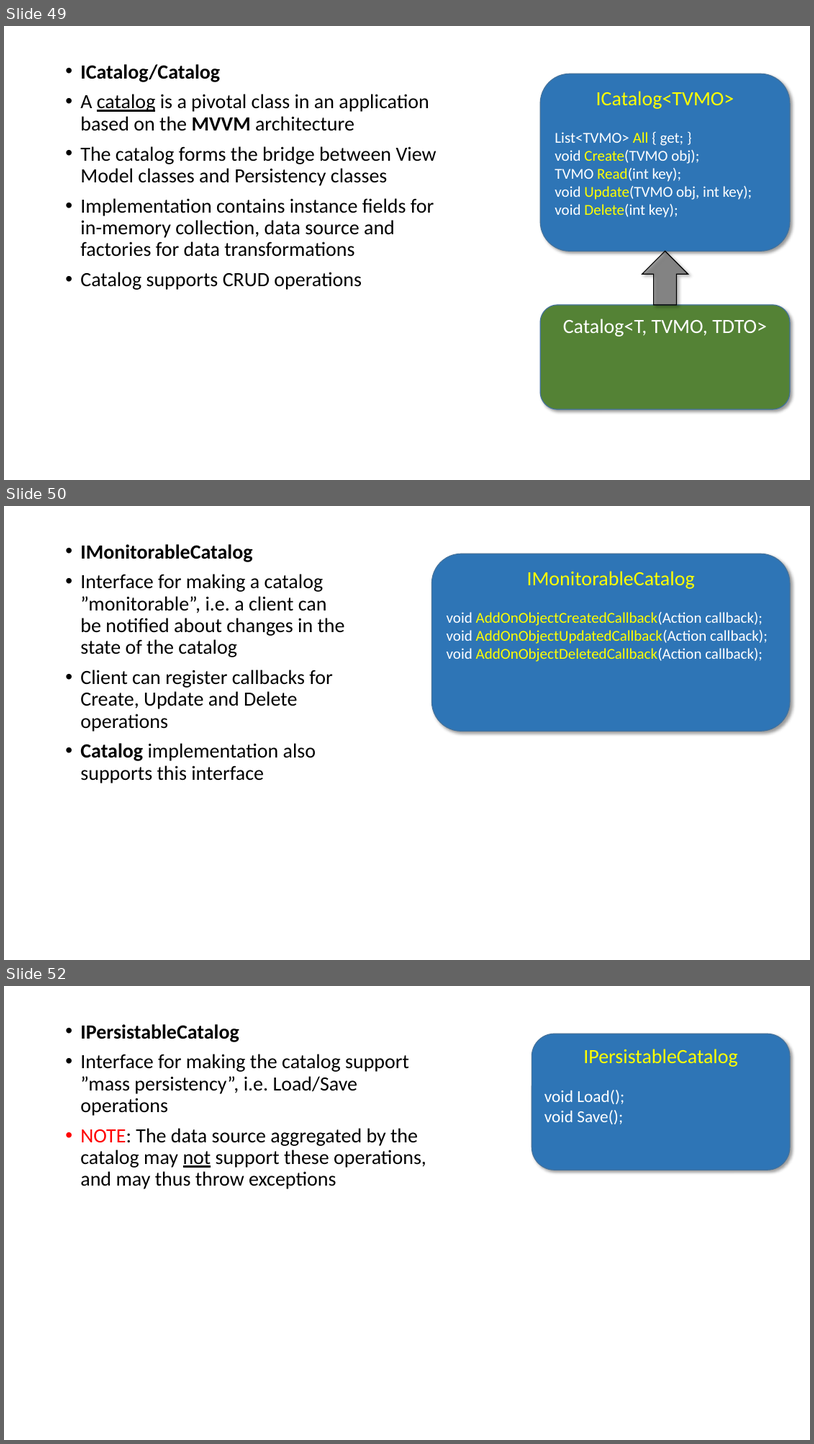
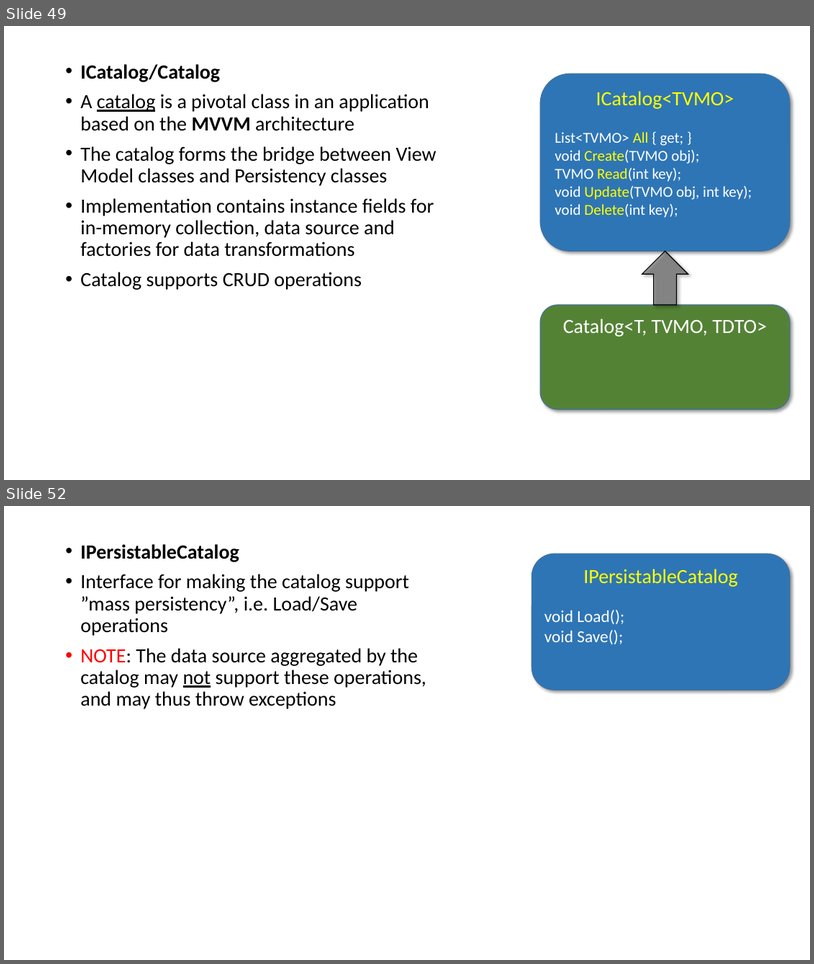
Before and after one commit to perl-easj/Teaching-materials, a slide deck: CSharpProgramming/Presentations/MVVMStarter Class Library.pptx. Shown one above the other, each under a label of ours: slides 49, 50 and 52 before the commit, slides 49 and 52 after it; the slides between them are not shown. The pictures are 814x1444 and 814x964 pixels, drawn with LibreOffice and Linux fonts; fonts in the diff are those of the drawing. Boxes give left, top, right and bottom in pixels: in the first picture for what was removed or moved away, otherwise in the second. Text is boxed around its words. In the diff, an @@ line names an element or a change of style, - is before the commit and + after.

```diff
--- a/CSharpProgramming/Presentations/MVVMStarter Class Library.pptx
+++ b/CSharpProgramming/Presentations/MVVMStarter Class Library.pptx
@@ slide 50 removed at (4, 506, 810, 960), background #FFFFFF @@
@@ text removed at (80, 544, 345, 783) @@
-• IMonitorableCatalog
-• Interface for making a catalog ”monitorable”, i.e. a client can be notified about changes in the state of the catalog
-• Client can register callbacks for Create, Update and Delete operations
-• Catalog implementation also supports this interface
@@ rounded rectangle removed at (432, 554, 790, 731) @@
-IMonitorableCatalog
-void AddOnObjectCreatedCallback(Action callback);
-void AddOnObjectUpdatedCallback(Action callback);
-void AddOnObjectDeletedCallback(Action callback);
```
Also in this commit, not shown: 8 slides changed, 21 slides added, 2 other files.
